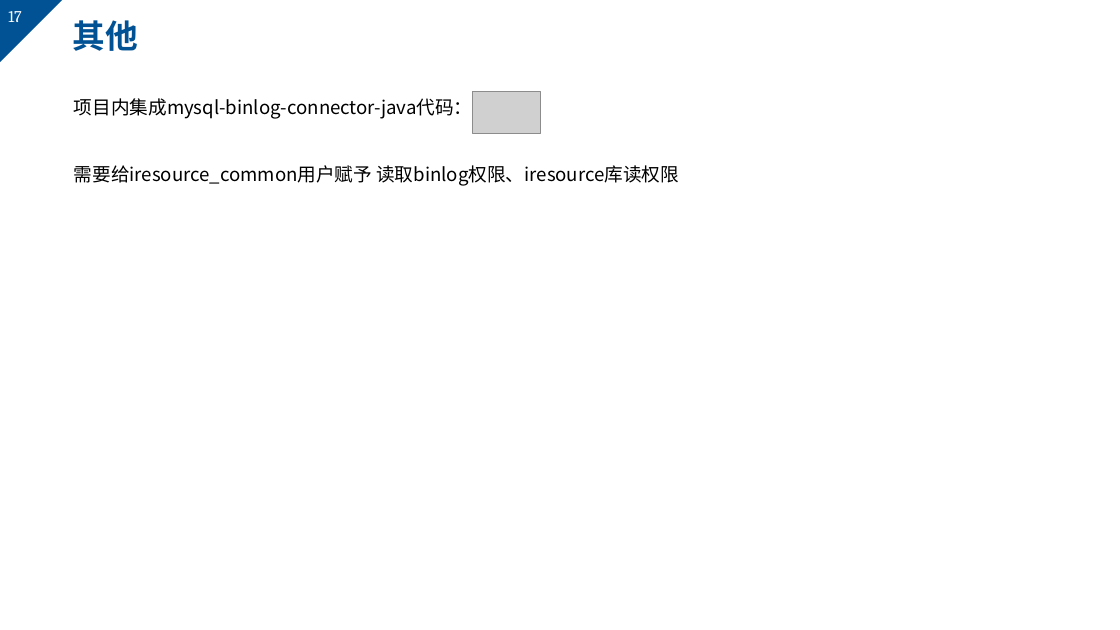
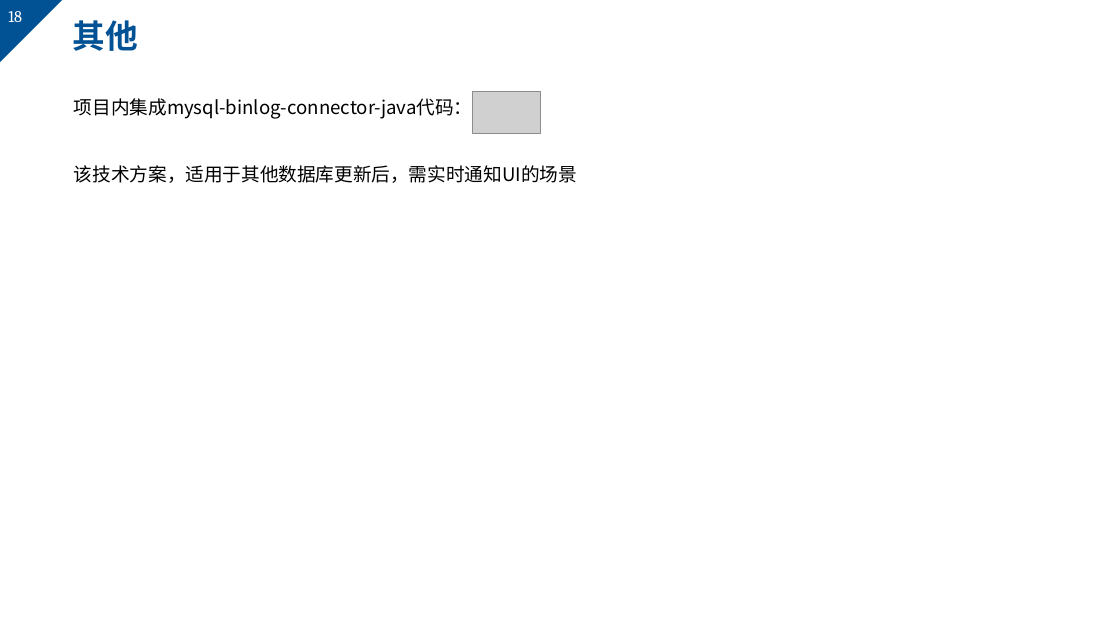
Before and after one commit to markMe1024/coding, a slide deck: slide 18 of MySQL/binlog/后端与UI的webscoket事件机制.pptx (slide 17 before the commit). Drawn at 1120x630 pixels with LibreOffice and Linux fonts; fonts in the diff are those of the drawing; grey boxes stand for pictures; background and template pictures are left out. Boxes give left, top, right and bottom in pixels: in the first picture for what was removed or moved away, otherwise in the second. Text is boxed around its words. In the diff, an @@ line names an element or a change of style, - is before the commit and + after.

```diff
--- a/MySQL/binlog/后端与UI的webscoket事件机制.pptx
+++ b/MySQL/binlog/后端与UI的webscoket事件机制.pptx
@@ page number at box(8, 11, 22, 22): text changed @@
-17
+18
@@ text at box(74, 165, 577, 183): text changed @@
-需要给iresource_common用户赋予 读取binlog权限、iresource库读权限
+该技术方案，适用于其他数据库更新后，需实时通知UI的场景
```
Also in this commit, not shown: 1 other slide changed, 3 slides added, 2 slides removed, 1 other file.
